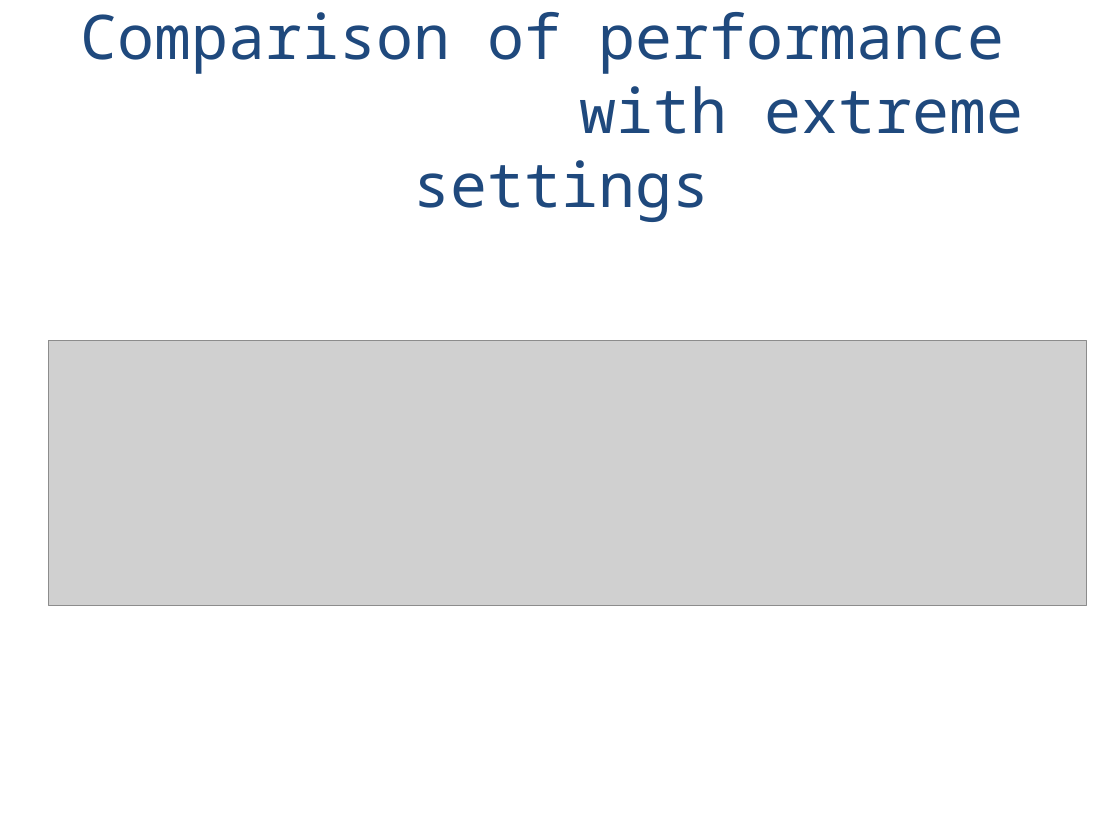
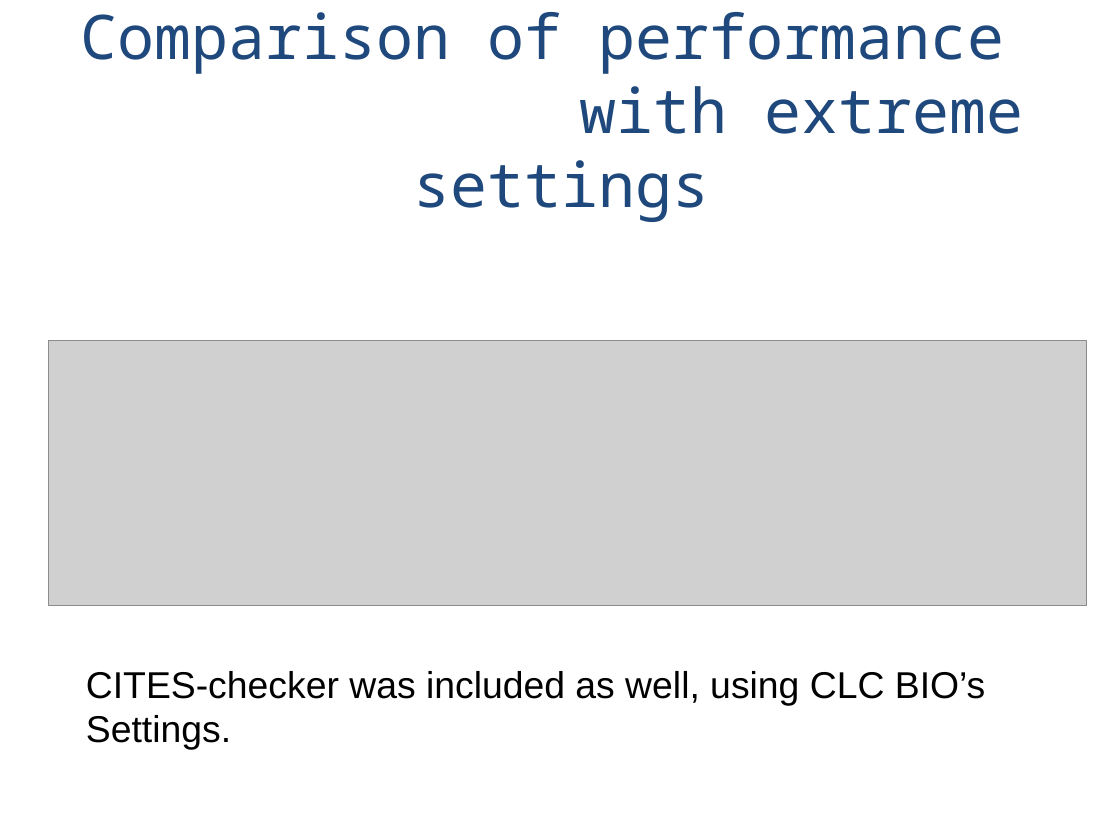
Before and after one commit to naturalis/HTS-barcode-checker, a slide deck: slide 21 of doc/presentationV4.pptx. Drawn at 1120x840 pixels with LibreOffice and Linux fonts; fonts in the diff are those of the drawing; grey boxes stand for pictures. Boxes give left, top, right and bottom in pixels: in the first picture for what was removed or moved away, otherwise in the second. Text is boxed around its words. In the diff, an @@ line names an element or a change of style, - is before the commit and + after.

```diff
--- a/doc/presentationV4.pptx
+++ b/doc/presentationV4.pptx
@@ text added at box(86, 671, 986, 750), 24 pt, text #000000 @@
+CITES-checker was included as well, using CLC BIO’s
+Settings.
```
Also in this commit, not shown: 6 other slides changed.
